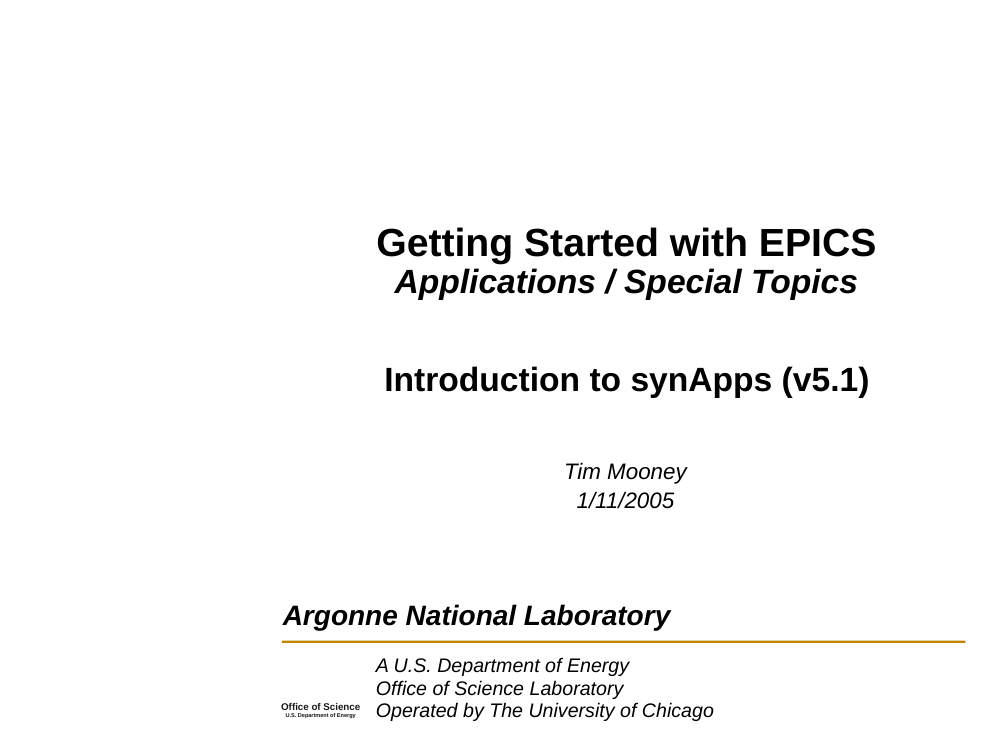
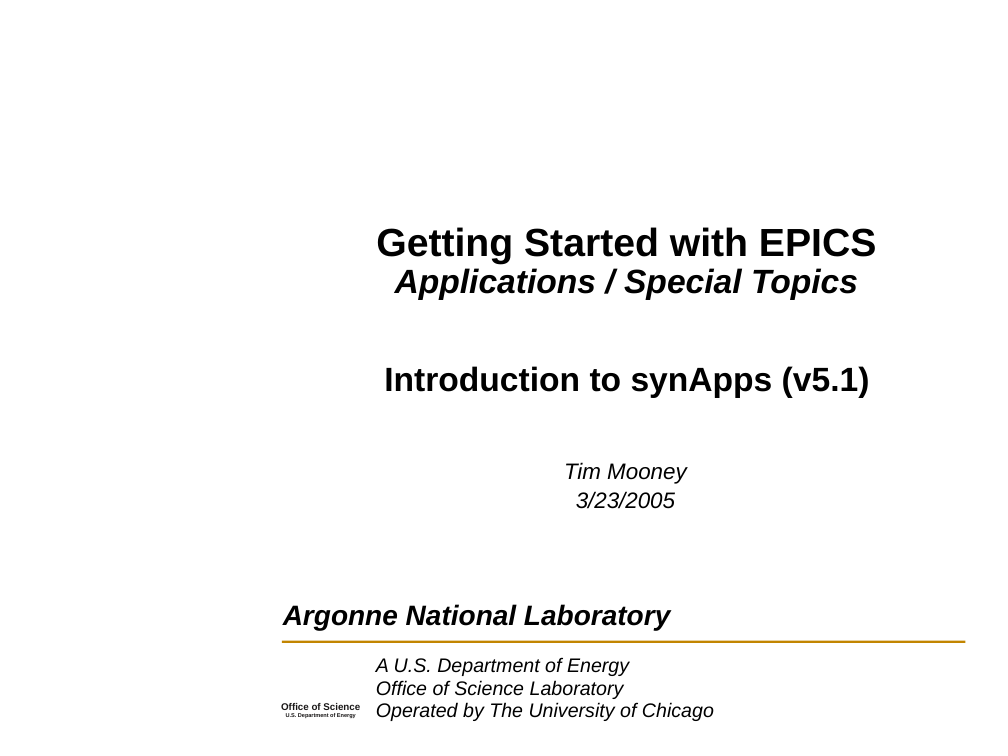
Before and after one commit to EPICS-synApps/documentation, a slide deck: slide 1 of IntroToSynApps.ppt. Drawn at 1008x756 pixels with LibreOffice and Linux fonts; fonts in the diff are those of the drawing; background and template pictures are left out. Boxes give left, top, right and bottom in pixels: in the first picture for what was removed or moved away, otherwise in the second. Text is boxed around its words. In the diff, an @@ line names an element or a change of style, - is before the commit and + after.

```diff
--- a/IntroToSynApps.ppt
+++ b/IntroToSynApps.ppt
@@ text at [576, 491, 675, 509]: text changed @@
-1/11/2005
+3/23/2005
```
Also in this commit, not shown: 2 other slides changed.
